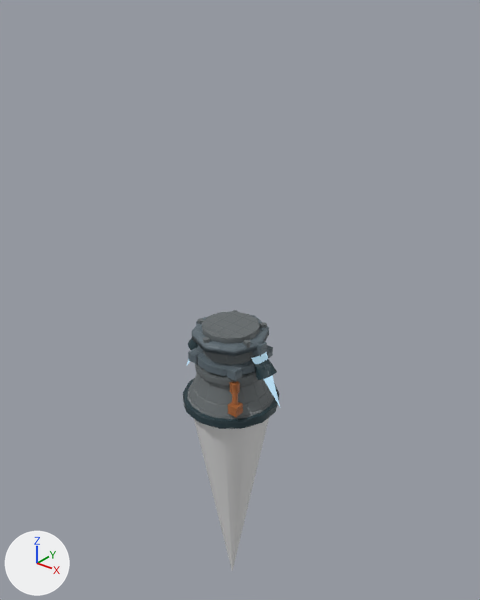
A saved change to the glTF model assets/drive_aux.glb.
Before and after are seen from a camera (50 mm lens) standing at (14.9, -18.0, 16.0) and looking at (-0.3, 0.9, 4.2). Arrows for +X, +Y and +Z are at lower left; the lights stay in place. The older version comes first. Where no turn or scale is listed for an object, it has been applied to the vertices. Vertices at exactly the same position are counted once.

Script lines for the objects in view, before the commit:
```python
ob_flame = bpy.data.objects.new('flame', me_mesh_2)
ob_flame.location = (0.0, 0.0, 0.0)
ob_merged_263c43 = bpy.data.objects.new('merged-263c43', me_mesh_4)
ob_merged_263c43.location = (0.0, 0.0, 0.0)
ob_merged_5d6a72 = bpy.data.objects.new('merged-5d6a72', me_mesh_5)
ob_merged_5d6a72.location = (0.0, 0.0, 0.0)
ob_merged_646a6c = bpy.data.objects.new('merged-646a6c', me_mesh_3)
ob_merged_646a6c.location = (0.0, 0.0, 0.0)
ob_merged_a3e9ff = bpy.data.objects.new('merged-a3e9ff', me_mesh_8)
ob_merged_a3e9ff.location = (0.0, 0.0, 0.0)
ob_merged_a56233 = bpy.data.objects.new('merged-a56233', me_mesh_6)
ob_merged_a56233.location = (0.0, 0.0, 0.0)
```
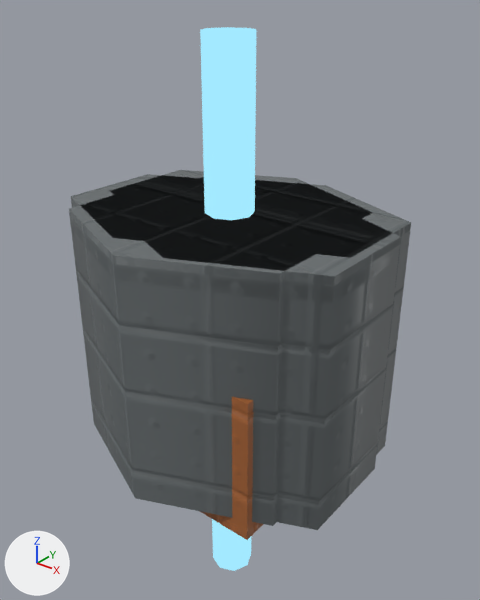
Diff of the bpy script that builds the scene:
```diff
--- a/assets/drive_aux.glb.py
+++ b/assets/drive_aux.glb.py
@@ me_mesh_3 @@
-me_mesh_3.from_pydata(...)  # 342 vertices, 580 faces; spans x -1.97..1.97, y -2.0..2.0, z 0.0..3.6
+me_mesh_3.from_pydata(...)  # 342 vertices, 580 faces; spans x -6.13..6.06, y -5.52..5.33, z -2.33..8.26
+# me_mesh_3 part 1: the loose piece of 28 vertices spanning x -1.5..1.5, y -1.5..1.5, z 1.71..1.99 is scaled about its middle by (1, 1, 29.9)
+# me_mesh_3 part 2: the loose piece of 28 vertices spanning x -1.16..1.16, y -1.16..1.16, z 3.24..3.6 is scaled about its middle by (1, 1, 18.1)
+# me_mesh_3 part 3: the loose piece of 14 vertices spanning x 1.11..1.36, y -0.66..-0.38, z 3.26..3.5 is scaled about its middle by (39.8, 29.9, 40.6)
+# me_mesh_3 part 4: the loose piece of 14 vertices spanning x -0.24..0.01, y -1.48..-1.2, z 3.26..3.5 is scaled about its middle by (39.8, 29.9, 40.6)
+# me_mesh_3 part 5: the loose piece of 14 vertices spanning x -1.43..-1.18, y -0.44..-0.16, z 3.26..3.5 is scaled about its middle by (39.8, 29.9, 40.6)
+# me_mesh_3 part 6: the loose piece of 14 vertices spanning x -0.81..-0.57, y 1.01..1.29, z 3.26..3.5 is scaled about its middle by (39.8, 29.9, 40.6)
+# me_mesh_3 part 7: the loose piece of 14 vertices spanning x 0.76..1.0, y 0.87..1.15, z 3.26..3.5 is scaled about its middle by (39.8, 29.9, 40.6)
+# other edits to the shape of me_mesh_3 do not show in these pictures
 me_mesh_3.materials.append(mat_metal_mapped)
@@ me_mesh_4 @@
-me_mesh_4.from_pydata(...)  # 167 vertices, 280 faces; spans x -2.2..2.2, y -2.02..2.02, z 0.01..2.85
+me_mesh_4.from_pydata(...)  # 167 vertices, 280 faces; spans x -2.48..2.48, y -2.02..2.02, z -3.16..3.52
+# me_mesh_4 part 8: the loose piece of 32 vertices spanning x -1.97..1.97, y -2.02..2.02, z 0.01..0.35 is scaled about its middle by (1, 1, 19.1)
+# me_mesh_4 part 9: the loose piece of 30 vertices spanning x -2.2..-1.21, y -0.42..0.42, z 1.76..2.85 is multiplied about its middle by the matrix ((1.602, 0.0, -0.298), (0.0, 3.318, 0.0), (-0.298, 0.0, 1.224)), then moved by (-0.04, 0.0, 0.01)
+# me_mesh_4 part 10: the loose piece of 30 vertices spanning x 1.21..2.2, y -0.42..0.42, z 1.76..2.85 is multiplied about its middle by the matrix ((1.602, 0.0, 0.298), (0.0, 3.318, 0.0), (0.298, 0.0, 1.224)), then moved by (0.04, 0.0, 0.01)
 me_mesh_4.materials.append(mat_dark_mapped)
@@ me_mesh_5 @@
-me_mesh_5.from_pydata(...)  # 116 vertices, 192 faces; spans x -1.66..1.66, y -1.55..1.55, z 2.05..3.38
+me_mesh_5.from_pydata(...)  # 116 vertices, 192 faces; spans x -4.39..4.39, y -3.79..3.79, z -1.19..6.76
+# me_mesh_5 part 11: the loose piece of 32 vertices spanning x -1.38..1.38, y -1.42..1.42, z 2.08..2.42 is scaled about its middle by (1, 1, 20.2)
+# me_mesh_5 part 12: the loose piece of 8 vertices spanning x 0.79..1.21, y -1.21..-0.79, z 2.05..2.45 is scaled about its middle by (13.3, 13.3, 14.6)
+# me_mesh_5 part 13: the loose piece of 8 vertices spanning x -1.21..-0.79, y -1.21..-0.79, z 2.05..2.45 is scaled about its middle by (13.3, 13.3, 14.6)
+# me_mesh_5 part 14: the loose piece of 8 vertices spanning x 0.79..1.21, y 0.79..1.21, z 2.05..2.45 is scaled about its middle by (13.3, 13.3, 14.6)
+# me_mesh_5 part 15: the loose piece of 8 vertices spanning x 1.26..1.66, y -0.2..0.2, z 2.77..3.27 is scaled about its middle by (14.6, 14.6, 9.36)
+# me_mesh_5 part 16: the loose piece of 36 vertices spanning x -1.55..1.55, y -1.55..1.55, z 3.05..3.38 is scaled about its middle by (1, 1, 21.5)
+# other edits to the shape of me_mesh_5 do not show in these pictures
 me_mesh_5.materials.append(mat_frame_mapped)
@@ me_mesh_6 @@
-me_mesh_6.from_pydata(...)  # 72 vertices, 120 faces; spans x -1.44..1.44, y -1.44..1.44, z 0.58..1.88
+me_mesh_6.from_pydata(...)  # 72 vertices, 120 faces; spans x -4.44..4.44, y -4.02..4.02, z -2.15..4.28
+# me_mesh_6 part 17: the loose piece of 8 vertices spanning x 1.02..1.44, y -1.44..-1.02, z 0.58..0.98 is scaled about its middle by (13.3, 13.3, 14.6)
+# me_mesh_6 part 18: the loose piece of 14 vertices spanning x 0.89..1.23, y -1.26..-0.86, z 1.4..1.84 is scaled about its middle by (19.5, 14.6, 12.1)
+# me_mesh_6 part 19: 12 of 72 vertices moved; they spanned x 0.96..1.33, y -1.35..-0.94, z 0.75..1.88 and now span x -0.63..2.92, y -2.61..0.32, z 0.41..2.22; mean shift (0.0, 0.0, 0.0); largest move (1.16, -1.12, 1.88) -> (2.73, -1.73, 2.22)
+# other edits to the shape of me_mesh_6 do not show in these pictures
 me_mesh_6.materials.append(mat_copper_mapped)
@@ me_mesh_8 @@
-me_mesh_8.from_pydata(...)  # 20 vertices, 32 faces; spans x -0.92..0.92, y -0.92..0.92, z 2.73..2.83
+me_mesh_8.from_pydata(...)  # 20 vertices, 32 faces; spans x -0.92..0.92, y -0.92..0.92, z -8.92..14.48
+# me_mesh_8 part 20: the whole mesh is scaled about its middle by (1, 1, 234)
 me_mesh_8.materials.append(mat_ignition)
```

What differs and where, as boxes [x1, y1, x2, y2] in the pictures (480 x 600 px; the box of a moved part takes in the faces that stretch with it):
'merged-646a6c', reshaped (261% wider, 201% taller)
    before: [184, 310, 278, 429]
    after: [69, 170, 411, 530]
'merged-a3e9ff', rescaled (not visible before)
    after: [200, 27, 256, 571]
'merged-a56233', reshaped
    before: [228, 382, 243, 417]
    after: [200, 397, 263, 540]
part 1 of me_mesh_3, moved or reshaped (not visible afterwards)
    before: [195, 363, 257, 385]
part 2 of me_mesh_3, moved or reshaped (not visible afterwards)
    before: [202, 311, 260, 344]
part 3 of me_mesh_3, moved or reshaped
    before: [243, 340, 251, 348]
    after: [110, 186, 401, 530]
part 4 of me_mesh_3, moved or reshaped
    before: [203, 337, 210, 343]
    after: [69, 185, 351, 526]
part 5 of me_mesh_3, moved or reshaped
    before: [198, 319, 204, 324]
    after: [71, 174, 338, 253]
part 6 of me_mesh_3, moved or reshaped (not visible before)
    after: [110, 170, 373, 245]
part 7 of me_mesh_3, moved or reshaped
    before: [260, 322, 267, 328]
    after: [134, 177, 411, 455]
part 8 of me_mesh_4, moved or reshaped (not visible afterwards)
    before: [183, 378, 279, 429]
part 9 of me_mesh_4, moved or reshaped (not visible afterwards)
    before: [188, 338, 198, 350]
part 10 of me_mesh_4, moved or reshaped (not visible afterwards)
    before: [253, 356, 277, 380]
part 11 of me_mesh_5, moved or reshaped (not visible afterwards)
    before: [197, 345, 255, 376]
part 12 of me_mesh_5, moved or reshaped (not visible afterwards)
    before: [227, 364, 242, 381]
part 13 of me_mesh_5, moved or reshaped (not visible afterwards)
    before: [188, 348, 203, 364]
part 14 of me_mesh_5, moved or reshaped (not visible afterwards)
    before: [267, 345, 273, 358]
part 15 of me_mesh_5, moved or reshaped (not visible afterwards)
    before: [252, 341, 267, 357]
part 16 of me_mesh_5, moved or reshaped (not visible afterwards)
    before: [192, 315, 269, 356]
part 17 of me_mesh_6, moved or reshaped
    before: [228, 402, 243, 417]
    after: [200, 397, 263, 540]
part 18 of me_mesh_6, moved or reshaped (not visible afterwards)
    before: [230, 382, 240, 394]
part 19 of me_mesh_6, moved or reshaped (not visible afterwards)
    before: [232, 382, 238, 405]
